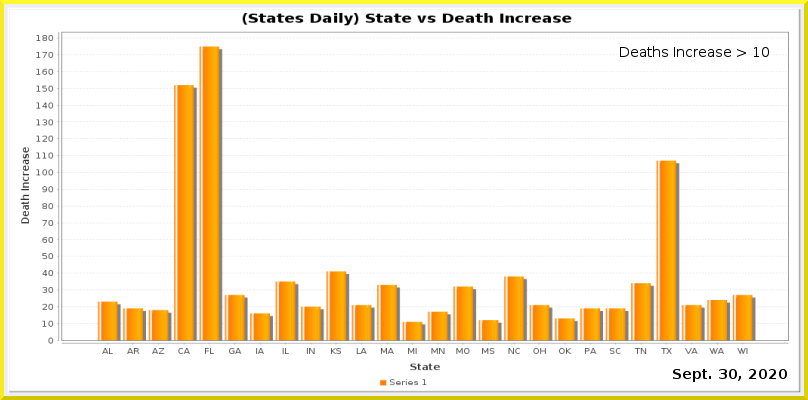
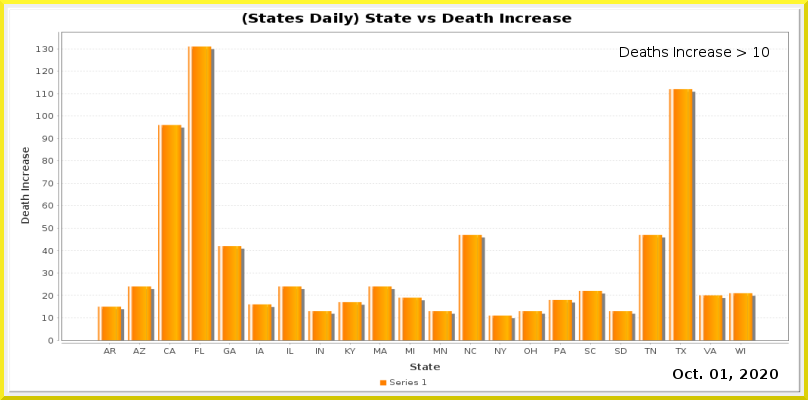
Layered file, before and after one edit (808 × 400). Changes by layer:
painted on "Current Date" over [left=673, top=369, right=787, bottom=382]
painted on "Date_vs_TestIncrease.png" over [left=36, top=35, right=789, bottom=354]
